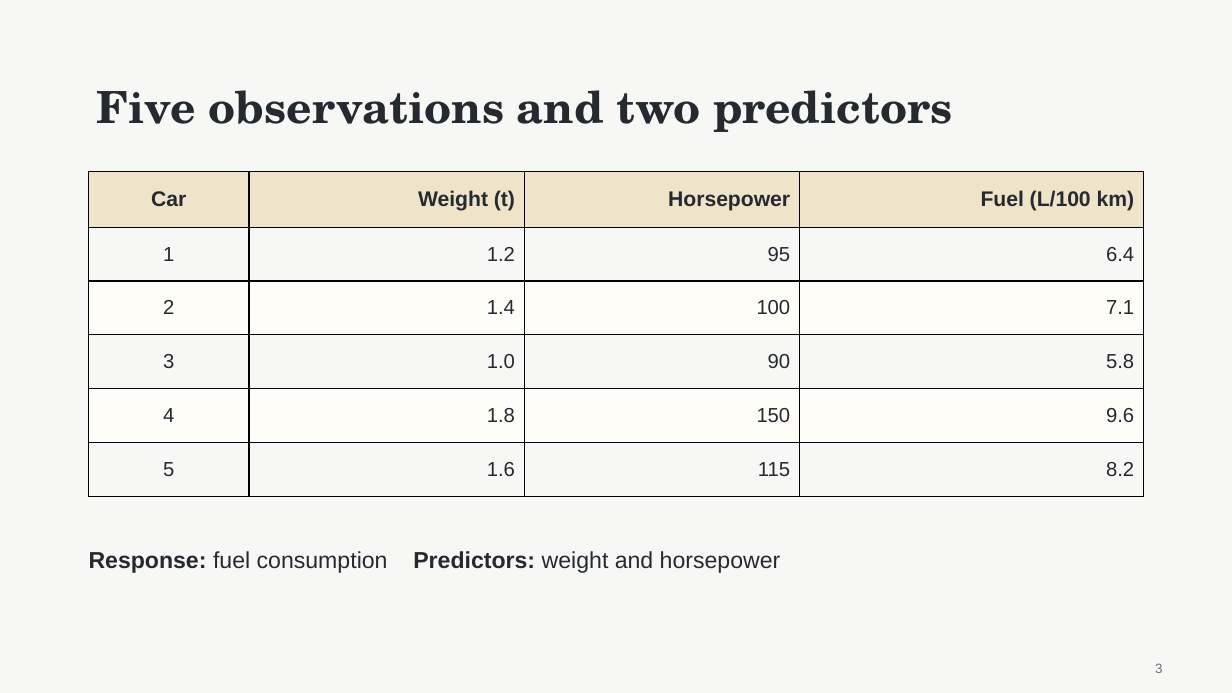
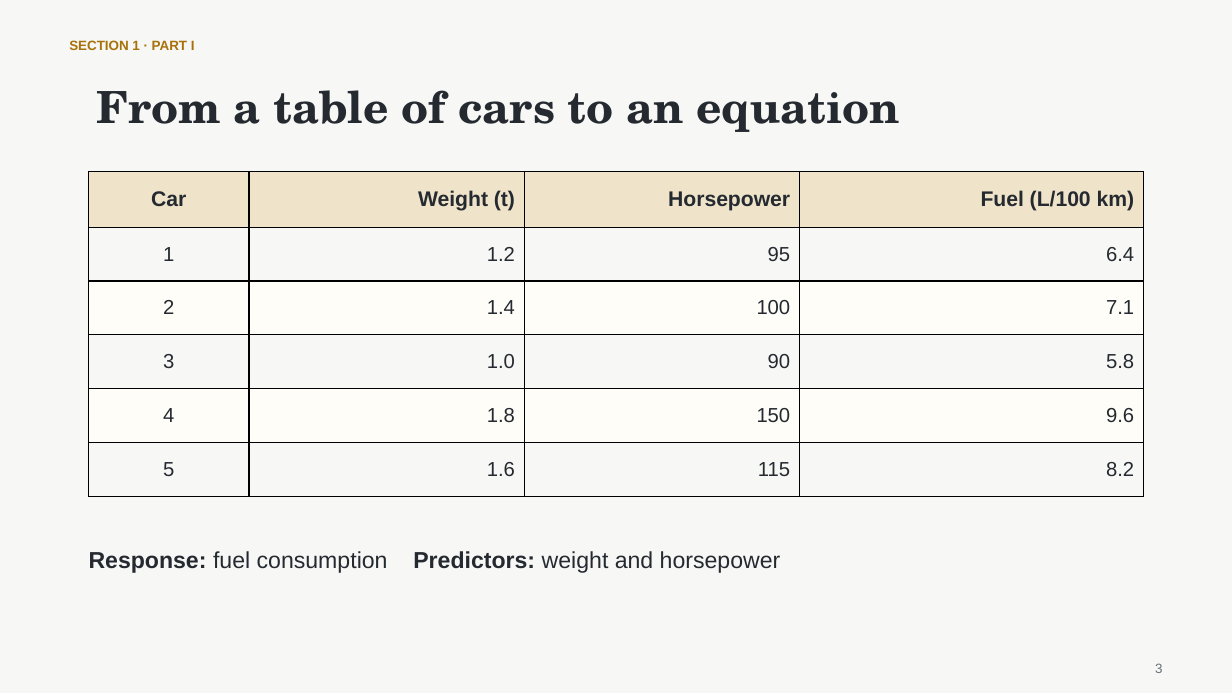
Before and after one commit to nurdauletakhanov/ReadingLab, a slide deck: slide 3 of public/slides/session-0-least-squares-foundations.pptx. Drawn at 1232x693 pixels with LibreOffice and Linux fonts; fonts in the diff are those of the drawing. Boxes give left, top, right and bottom in pixels: in the first picture for what was removed or moved away, otherwise in the second. Text is boxed around its words. In the diff, an @@ line names an element or a change of style, - is before the commit and + after.

Commit message:
Align Session 0 slides with tutorial sections

```diff
--- a/public/slides/session-0-least-squares-foundations.pptx
+++ b/public/slides/session-0-least-squares-foundations.pptx
@@ text added at (69, 40, 195, 54), 10.5 pt, text #A8710A, bold @@
+SECTION 1 · PART I
@@ text at (96, 90, 900, 132): text changed @@
-Five observations and two predictors
+From a table of cars to an equation
```
Also in this commit, not shown: 16 other slides changed, 4 slides added, 4 slides removed, 1 other file.
